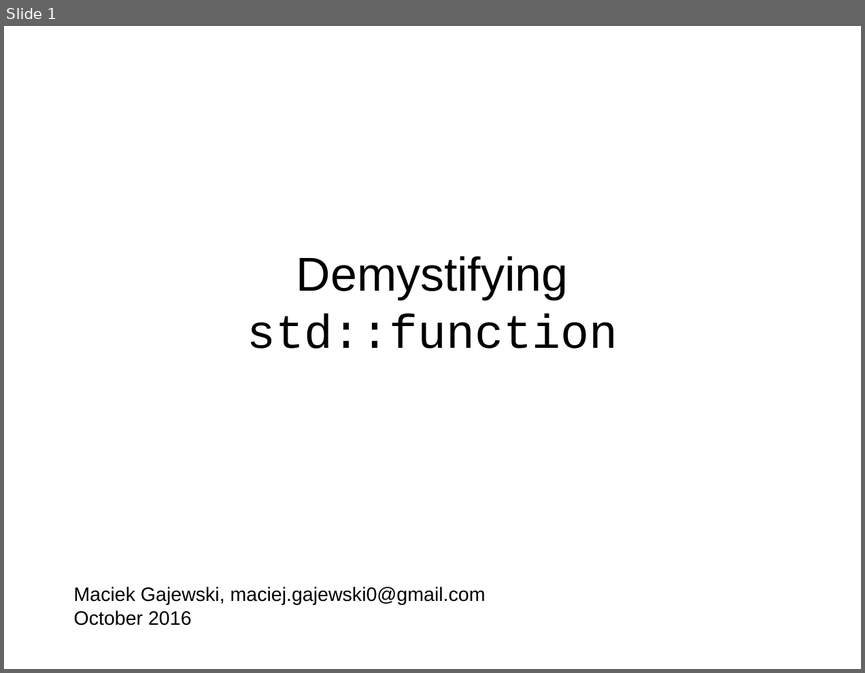
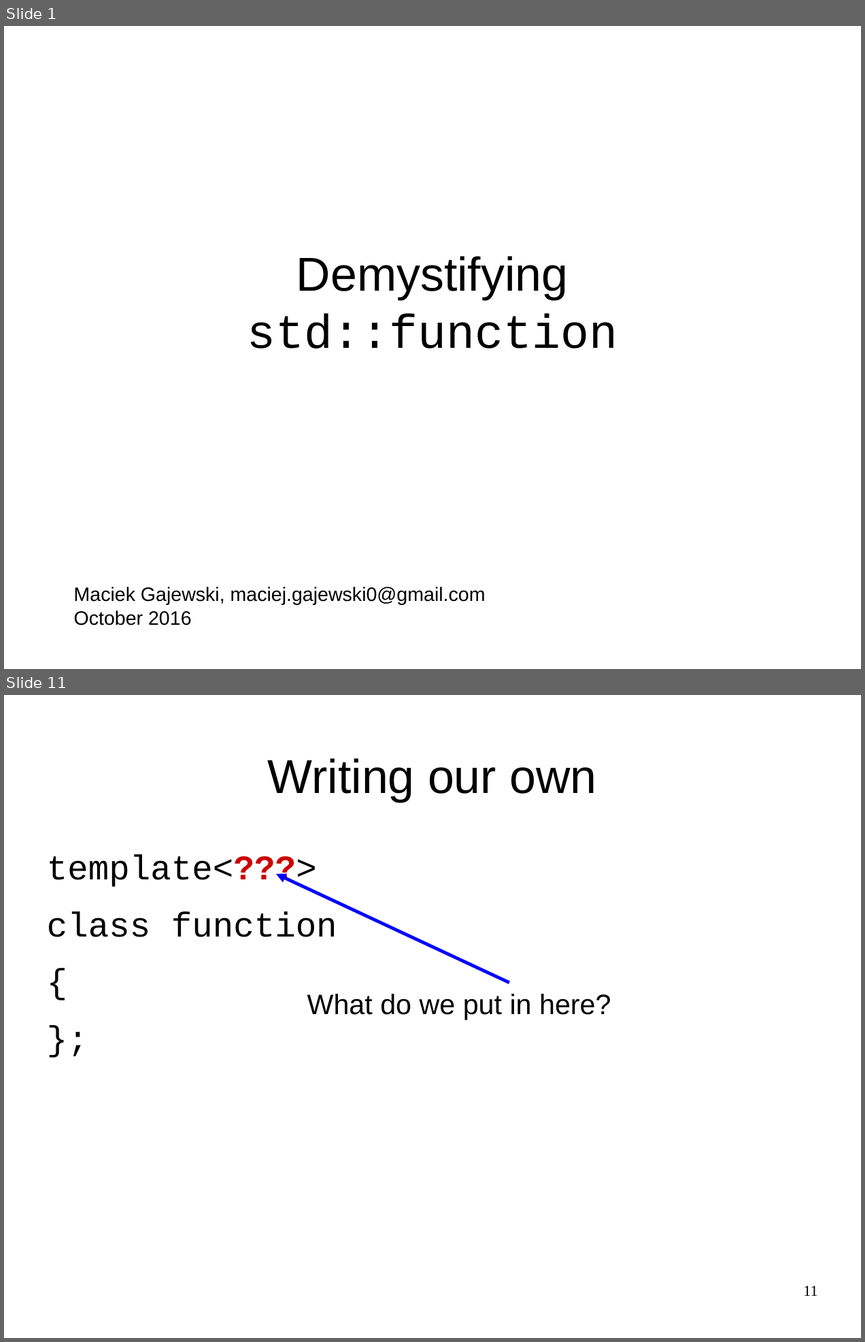
Before and after one commit to maciekgajewski/demystifying_std_function, a slide deck: demystifying-std-function.odp. Shown one above the other, each under a label of ours: slide 1 before the commit, slides 1 and 11 after it; the slides between them are not shown. The pictures are 865x673 and 865x1342 pixels, drawn with LibreOffice and Linux fonts; fonts in the diff are those of the drawing. Boxes give left, top, right and bottom in pixels: in the first picture for what was removed or moved away, otherwise in the second. Text is boxed around its words. In the diff, an @@ line names an element or a change of style, - is before the commit and + after.

Commit message:
test added for from-funtor function

```diff
--- a/demystifying-std-function.odp
+++ b/demystifying-std-function.odp
@@ slide 11 added at <box>4,695,861,1338</box>, background #FFFFFF @@
@@ title added at <box>268,758,596,802</box>, 44 pt, text #000000 @@
+Writing our own
@@ text added at <box>47,855,337,937</box>, 32 pt, text #000000 @@
+template<???>
+class function
+{
+};
@@ arrow added from (509, 983) to (276, 874), #0000FF 3 pt @@
@@ text added at <box>307,994,611,1019</box>, 26 pt, text #000000 @@
+What do we put in here?
@@ page number added at <box>803,1285,817,1295</box>, 14 pt, text #000000 @@
+11
```
Also in this commit, not shown: 6 slides changed, 10 other slides added, 2 other files.
